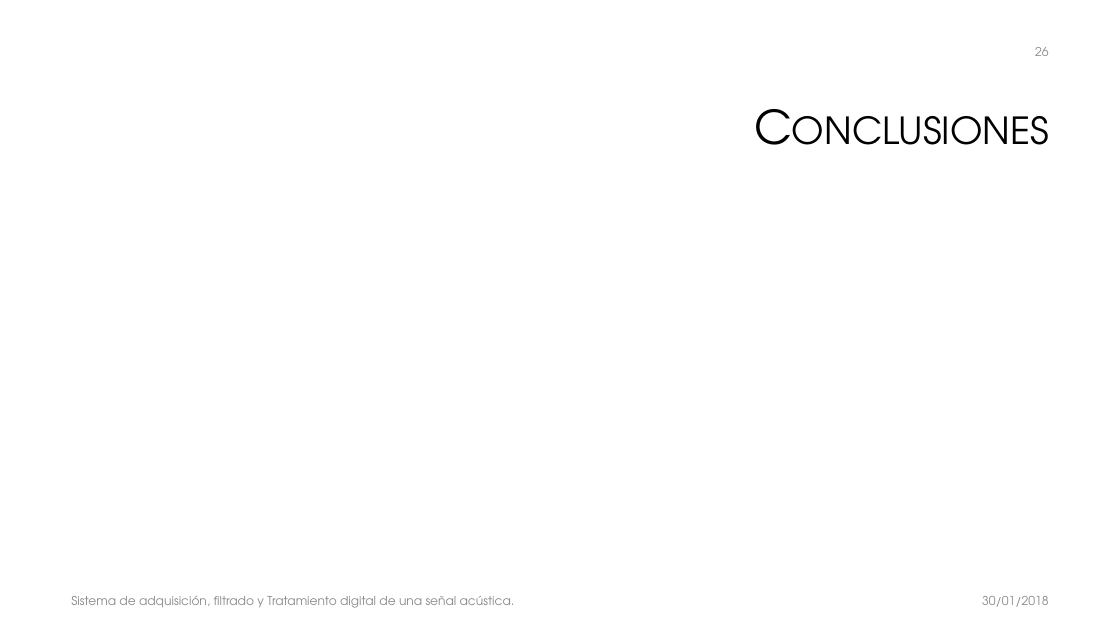
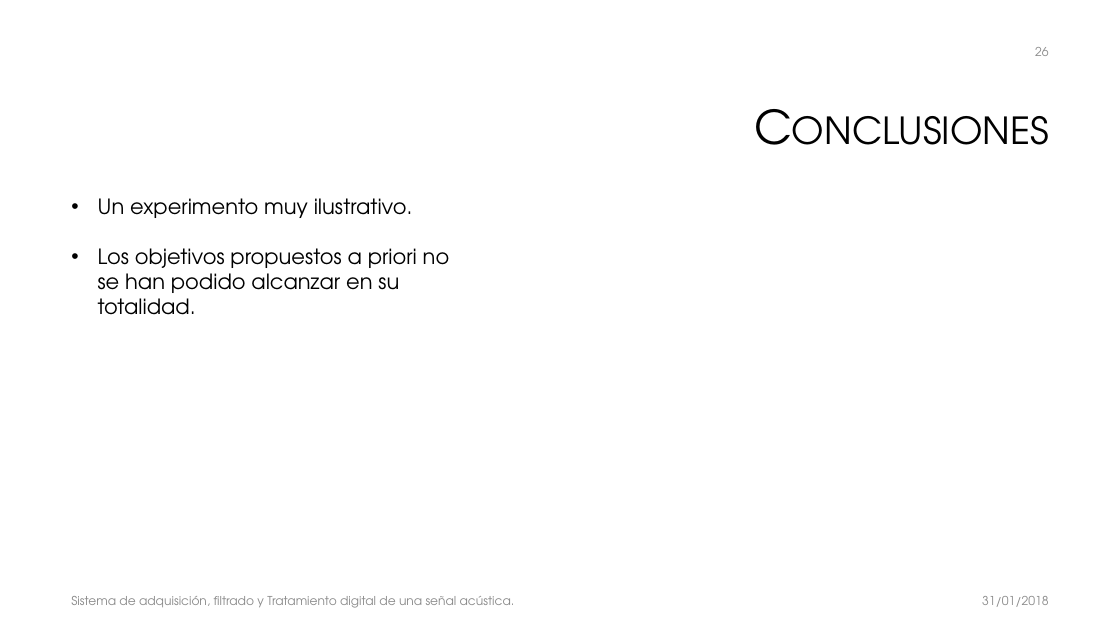
Before and after one commit to galledohm/Prueba1, a slide deck: slide 26 of Subsis/Presentación/Sistema de adquisición, filtrado y Tratamiento digital.pptx. Drawn at 1120x630 pixels with LibreOffice and Linux fonts; fonts in the diff are those of the drawing; background and template pictures are left out. Boxes give left, top, right and bottom in pixels: in the first picture for what was removed or moved away, otherwise in the second. Text is boxed around its words. In the diff, an @@ line names an element or a change of style, - is before the commit and + after.

```diff
--- a/Subsis/Presentación/Sistema de adquisición, filtrado y Tratamiento digital.pptx
+++ b/Subsis/Presentación/Sistema de adquisición, filtrado y Tratamiento digital.pptx
@@ text added at (x1=98, y1=198, x2=450, y2=315), 18 pt, text #000000 @@
+• Un experimento muy ilustrativo.
+• Los objetivos propuestos a priori no se han podido alcanzar en su totalidad.
@@ text at (x1=982, y1=596, x2=1048, y2=607): text changed @@
-30/01/2018
+31/01/2018
```
Also in this commit, not shown: 27 other slides changed.
